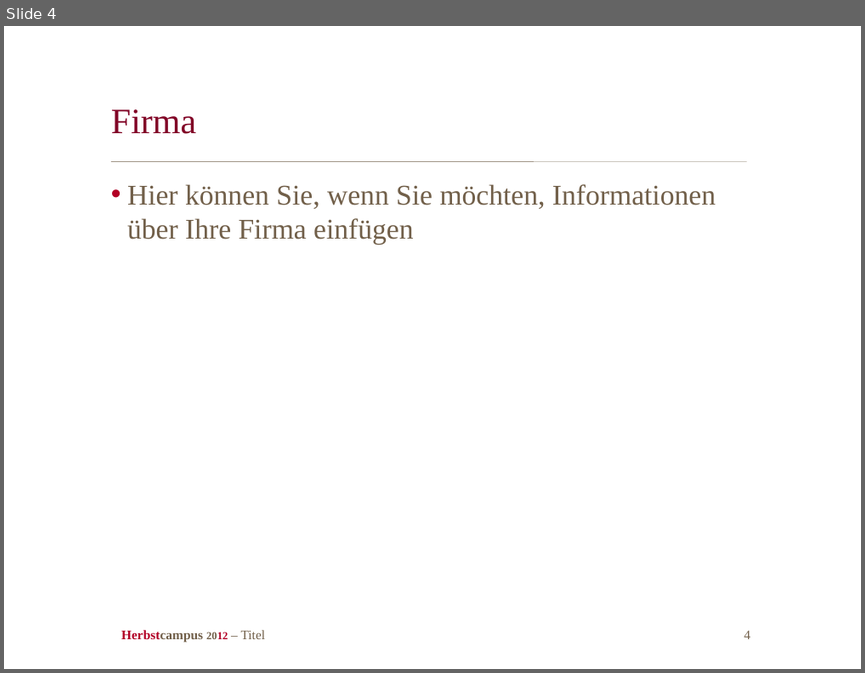
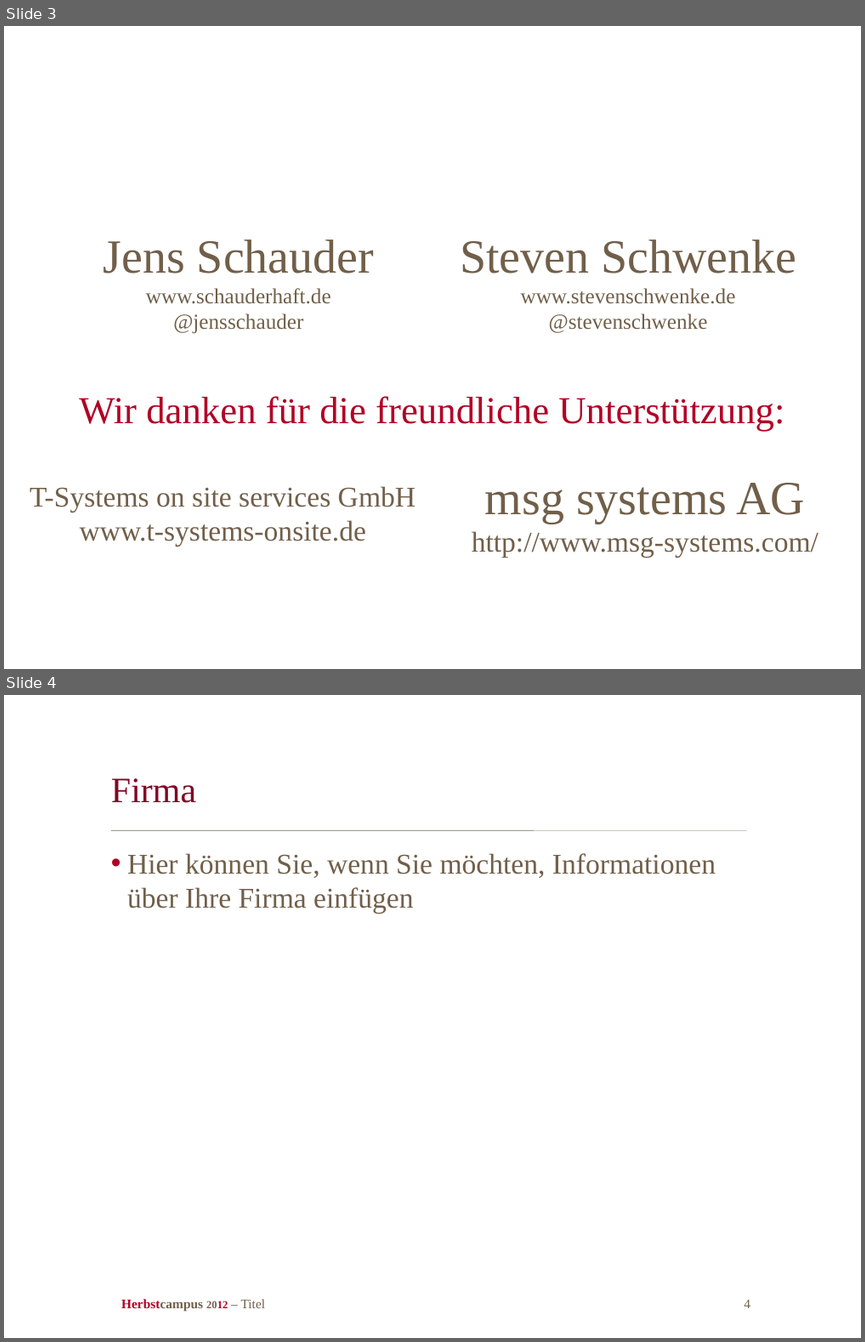
Before and after one commit to schauder/mentoring, a slide deck: hc_folien.odp. Shown one above the other, each under a label of ours: slide 4 before the commit, slides 3 and 4 after it. The pictures are 865x673 and 865x1342 pixels, drawn with LibreOffice and Linux fonts; fonts in the diff are those of the drawing; background and template pictures are left out. Boxes give left, top, right and bottom in pixels: in the first picture for what was removed or moved away, otherwise in the second. Text is boxed around its words. In the diff, an @@ line names an element or a change of style, - is before the commit and + after.

```diff
--- a/hc_folien.odp
+++ b/hc_folien.odp
@@ slide 3 added at <box>4,26,861,669</box>, background picture (left out) @@
@@ text added at <box>103,239,374,334</box>, 18 pt, text #715F49 @@
+Jens Schauder
+www.schauderhaft.de
+@jensschauder
@@ text added at <box>460,239,796,333</box>, 18 pt, text #715F49 @@
+Steven Schwenke
+www.stevenschwenke.de
+@stevenschwenke
@@ title added at <box>79,396,784,431</box>, 32 pt, text #B20025 @@
+Wir danken für die freundliche Unterstützung:
@@ text added at <box>472,482,818,557</box>, 24 pt, text #715F49 @@
+msg systems AG
+http://www.msg-systems.com/
@@ text added at <box>30,486,415,546</box>, 24 pt, text #715F49 @@
+T-Systems on site services GmbH
+www.t-systems-onsite.de
```
Also in this commit, not shown: 2 slides changed, 1 slide removed, 3 other files.
